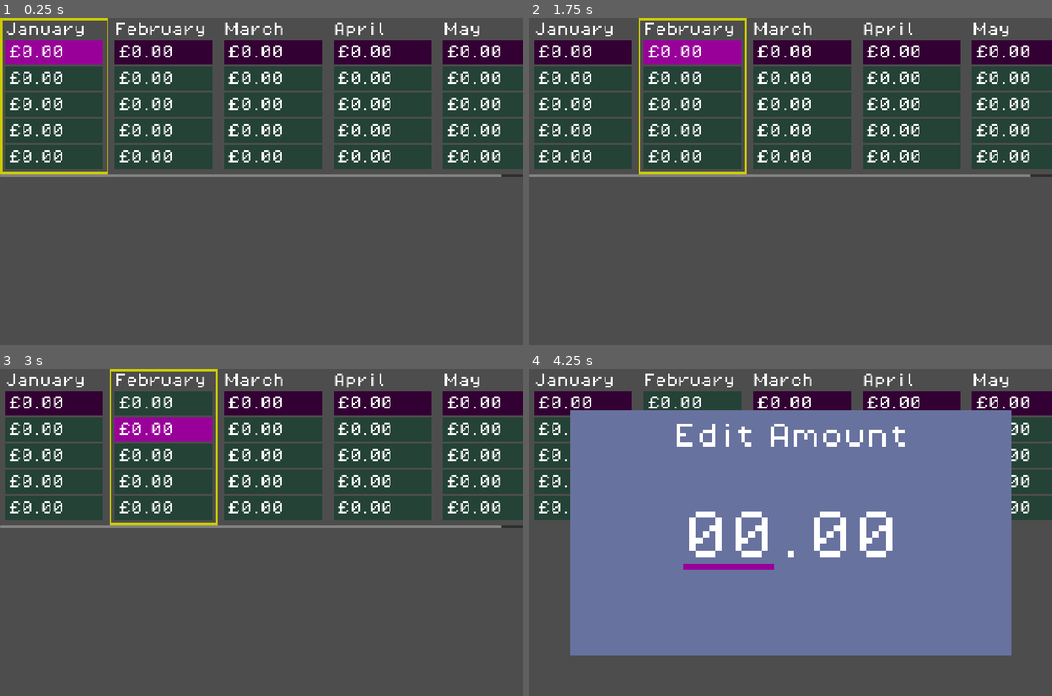
Above: before the commit, frames 1-4 (two rows, left to right).
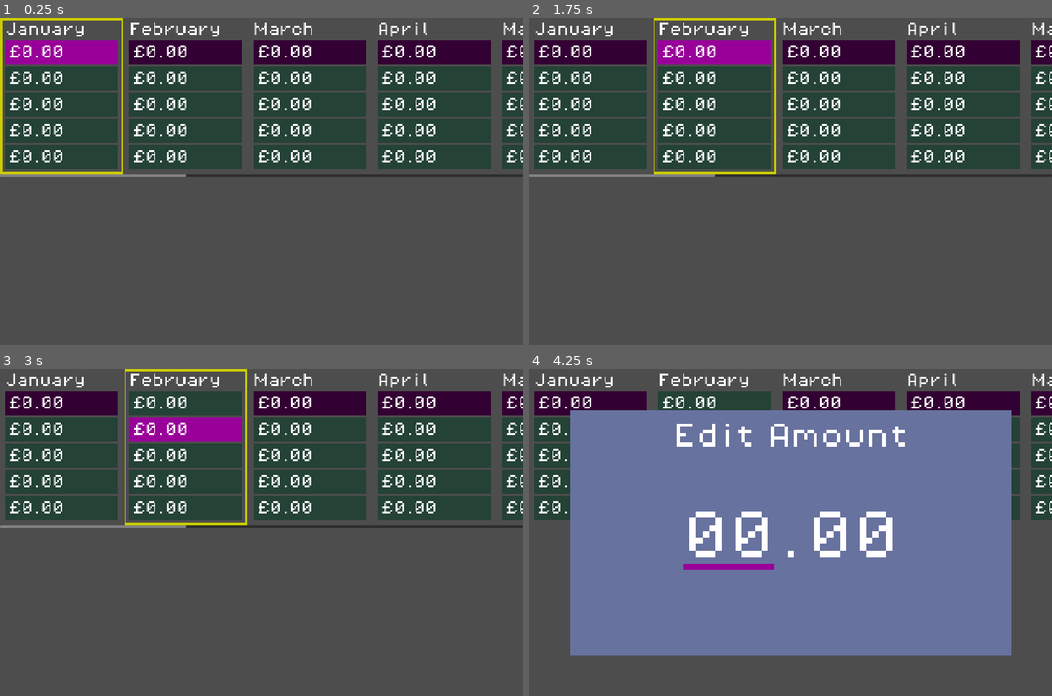
Above: after the commit, the same moments.

Repository: phrasmotica/budget-visualiser
Game: Godot game, scene res://scenes/ui/year_grid/year_grid.tscn
Same seed, same stepped clock (60 frames per second), same inputs: the game is played once before the commit and once after it. This scene is started directly instead of the project's main scene.
Inputs:
- Up to frame 1 (0.25 s): no input
- Up to frame 2 (1.75 s): tap Enter (ui_accept) at 0.5, 0.77, 1.25, 1.52 s; hold Right (ui_right) 0.53-1.28 s; tap Shift (bulk_modifier) at 0.6, 1.35 s; hold Down (ui_down) from 1.28 s (still down)
- Up to frame 3 (3 s): tap Enter (ui_accept) at 2, 2.75 s; release Down (ui_down) at 2.03 s; hold Right (ui_right) 2.03-2.78 s; tap Shift (bulk_modifier) at 2.1, 2.85 s; hold Up (ui_up) from 2.78 s (still down)
- Up to frame 4 (4.25 s): tap Enter (ui_accept) at 3.02, 3.5, 3.77 s; release Up (ui_up) at 3.53 s; hold Left (ui_left) from 3.53 s (still down); tap Shift (bulk_modifier) at 3.6 s

The runs differ from the first frame. In frame 1, 12% of the frame differs, in the area x 19-100%, y 0-49%; in frame 2, 12%; in frame 3, 13%; in frame 4, 3.8%.

Commit message:
Add remaining month grids, and scroll the year grid to the currently highlighted month grid

Diff:
--- a/scenes/ui/month_grid/month_grid.tscn
+++ b/scenes/ui/month_grid/month_grid.tscn
@@ -7,6 +7,7 @@
 [ext_resource type="Script" uid="uid://fno8s3re3acm" path="res://scenes/ui/month_grid/month_grid_appearance.gd" id="3_k6d5u"]
 
 [node name="MonthGrid" type="PanelContainer"]
+custom_minimum_size = Vector2(300, 0)
 offset_right = 240.0
 offset_bottom = 352.0
 theme = ExtResource("1_uecel")
--- a/scenes/ui/year_grid/month_grid_manager.gd
+++ b/scenes/ui/year_grid/month_grid_manager.gd
@@ -6,10 +6,15 @@
 
 var _highlighted_index := -1
 
+signal highlighted_grid_changed(grid: MonthGrid)
+
 func highlight(index: int) -> void:
 	_highlighted_index = index
 
 	_refresh()
+
+	# TODO: ensure the index is valid for the list of grids
+	highlighted_grid_changed.emit(month_grids[index])
 
 func pause() -> void:
 	for i in month_grids.size():
--- a/scenes/ui/year_grid/states/year_grid_state_idle.gd
+++ b/scenes/ui/year_grid/states/year_grid_state_idle.gd
@@ -23,6 +23,11 @@
 		_on_move_left
 	)
 
+	SignalHelper.persist(
+		_month_grid_manager.highlighted_grid_changed,
+		_on_highlighted_grid_changed
+	)
+
 func _inject_entered_amount() -> void:
 	var entered_amount := _state_data.get_entered_amount()
 	_month_grid_manager.inject_amount(entered_amount)
@@ -37,6 +42,10 @@
 func _on_move_left() -> void:
 	_month_grid_manager.highlight(_index_tracker.previous())
 
+func _on_highlighted_grid_changed(grid: MonthGrid) -> void:
+	# TODO: don't change the scroll if the grid is already fully on screen
+	_year_grid.scroll_horizontal = int(grid.position.x)
+
 func _show_modal() -> void:
 	_amount_entry_modal.enable(0.0)
 
--- a/scenes/ui/year_grid/year_grid.tscn
+++ b/scenes/ui/year_grid/year_grid.tscn
@@ -17,7 +17,7 @@
 [node name="MonthGridManager" type="Node" parent="HBoxContainer" node_paths=PackedStringArray("month_grids")]
 unique_name_in_owner = true
 script = ExtResource("2_dllf6")
-month_grids = [NodePath("../MonthGrid0"), NodePath("../MonthGrid1"), NodePath("../MonthGrid2"), NodePath("../MonthGrid3"), NodePath("../MonthGrid4")]
+month_grids = [NodePath("../MonthGrid0"), NodePath("../MonthGrid1"), NodePath("../MonthGrid2"), NodePath("../MonthGrid3"), NodePath("../MonthGrid4"), NodePath("../MonthGrid5"), NodePath("../MonthGrid6"), NodePath("../MonthGrid7"), NodePath("../MonthGrid8"), NodePath("../MonthGrid9"), NodePath("../MonthGrid10"), NodePath("../MonthGrid11")]
 
 [node name="MonthGrid0" parent="HBoxContainer" instance=ExtResource("1_u3l1x")]
 layout_mode = 2
@@ -39,6 +39,34 @@
 layout_mode = 2
 month_name = "May"
 
+[node name="MonthGrid5" parent="HBoxContainer" instance=ExtResource("1_u3l1x")]
+layout_mode = 2
+month_name = "June"
+
+[node name="MonthGrid6" parent="HBoxContainer" instance=ExtResource("1_u3l1x")]
+layout_mode = 2
+month_name = "July"
+
+[node name="MonthGrid7" parent="HBoxContainer" instance=ExtResource("1_u3l1x")]
+layout_mode = 2
+month_name = "August"
+
+[node name="MonthGrid8" parent="HBoxContainer" instance=ExtResource("1_u3l1x")]
+layout_mode = 2
+month_name = "September"
+
+[node name="MonthGrid9" parent="HBoxContainer" instance=ExtResource("1_u3l1x")]
+layout_mode = 2
+month_name = "October"
+
+[node name="MonthGrid10" parent="HBoxContainer" instance=ExtResource("1_u3l1x")]
+layout_mode = 2
+month_name = "November"
+
+[node name="MonthGrid11" parent="HBoxContainer" instance=ExtResource("1_u3l1x")]
+layout_mode = 2
+month_name = "December"
+
 [node name="CanvasLayer" type="CanvasLayer" parent="."]
 
 [node name="CenterContainer" type="CenterContainer" parent="CanvasLayer"]
